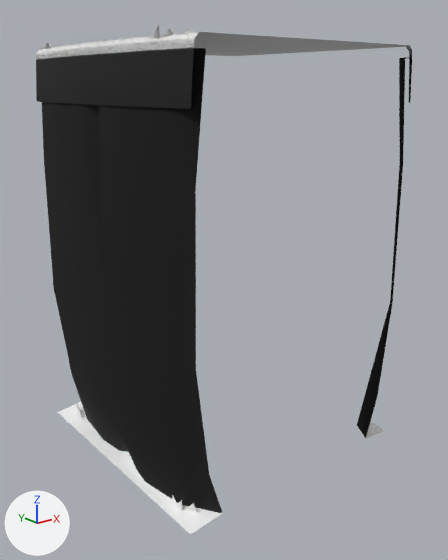
One commit to the glTF model web/public/assets/acnh/cliff/4-b-3.glb: the scene before it, then after it.
Both versions are drawn from a 50 mm camera at (-14.5, -18.6, -1.3) aimed at (0.0, -0.46, -8.56). The lights are fixed; the arrows at lower left show +X, +Y and +Z. The picture after the commit comes second. Where no turn or scale is listed for an object, it has been applied to the vertices.

Names of what the first picture shows: 'CliffD__mCliff', 'GrassB_1__mGrass', 'GrassOP_1__mGrassCliffXlu', 'GrassT__mGrass' and 1 more.
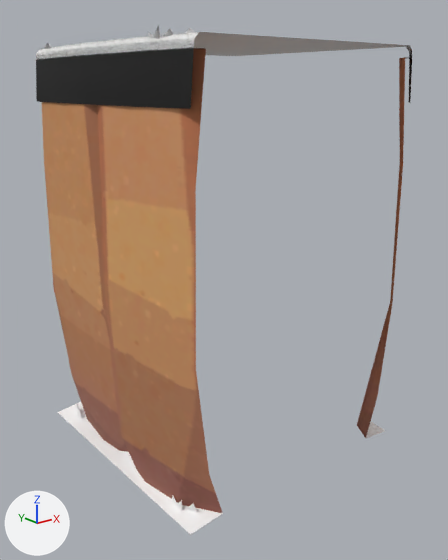
Boxes (x1, y1, x2, y2) around the edits, measured in the pictures (448 x 560 px):
```json
{"object": "CliffD__mCliff", "change": "surface changed", "before": [42, 48, 408, 513], "after": [42, 48, 408, 513], "on screen": "black to brown"}
```

The change, as JSON lines over the scene's bpy script:
```json
{"op": "add", "block": "img_image_0", "code": ["img_image_0 = load_image('Image_0', '_unpacked/Image_0', 512, 512, 'sRGB')"]}
{"op": "remove", "block": "mat_mcliff", "code": "mat_mcliff.base_color = (0.0, 0.0, 0.0)  # black #000000"}
{"op": "add", "block": "mat_mcliff", "code": "mat_mcliff.texture = img_image_0"}
```
